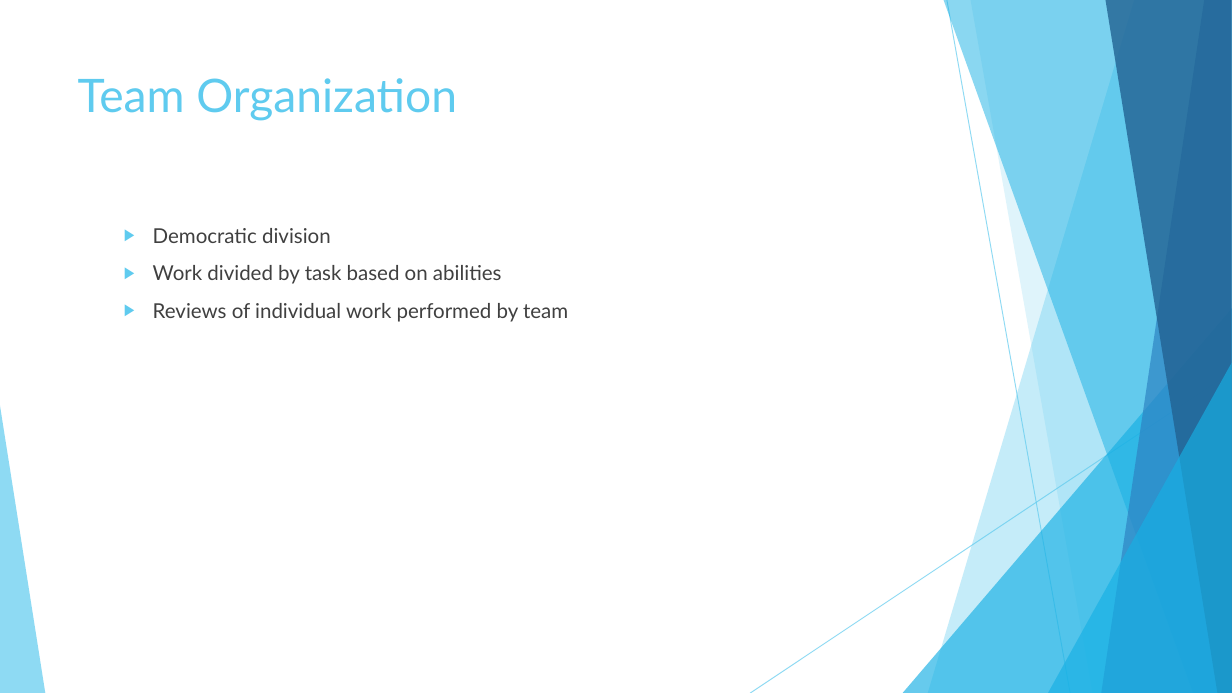
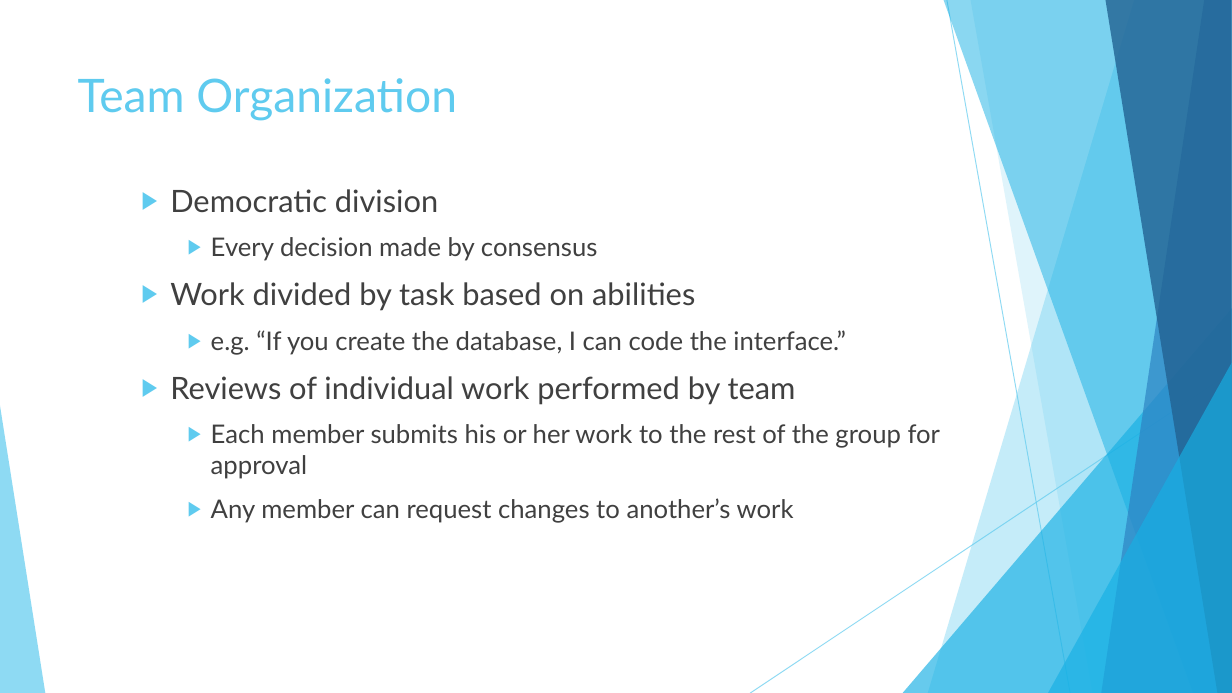
Before and after one commit to blueberryboson/Software-Engineering-Spr-2016, a slide deck: slide 6 of Open.Classes.Project.Interim.Presentation.pptx. Drawn at 1232x693 pixels with LibreOffice and Linux fonts; fonts in the diff are those of the drawing. Boxes give left, top, right and bottom in pixels: in the first picture for what was removed or moved away, otherwise in the second. Text is boxed around its words. In the diff, an @@ line names an element or a change of style, - is before the commit and + after.

Commit message:
Added files via upload
Here's what I have so far for our presentation. I'm just missing the information for the last slide, "Design". Please give me anything that I could put in that slide.

```diff
--- a/Open.Classes.Project.Interim.Presentation.pptx
+++ b/Open.Classes.Project.Interim.Presentation.pptx
@@ text "Democratic division": place and size @@
-text "Democratic division" at <box>153,228,568,322</box>
+text "Democratic division" at <box>170,189,940,523</box>
@@ text at <box>170,189,796,405</box>: size 16 to 24 pt in "Democratic division", "Work divided by task based on abilities", "Reviews of individual work performed by team" @@
@@ text at <box>211,237,598,261</box>: paragraph added @@
+    ▶ Every decision made by consensus
@@ text at <box>211,330,845,355</box>: paragraph added @@
+    ▶ e.g. “If you create the database, I can code the interface.”
@@ text at <box>211,424,940,523</box>: paragraphs added @@
+    ▶ Each member submits his or her work to the rest of the group for approval
+    ▶ Any member can request changes to another’s work
```
Also in this commit, not shown: 2 other slides changed, 2 slides added, 1 slide removed.
